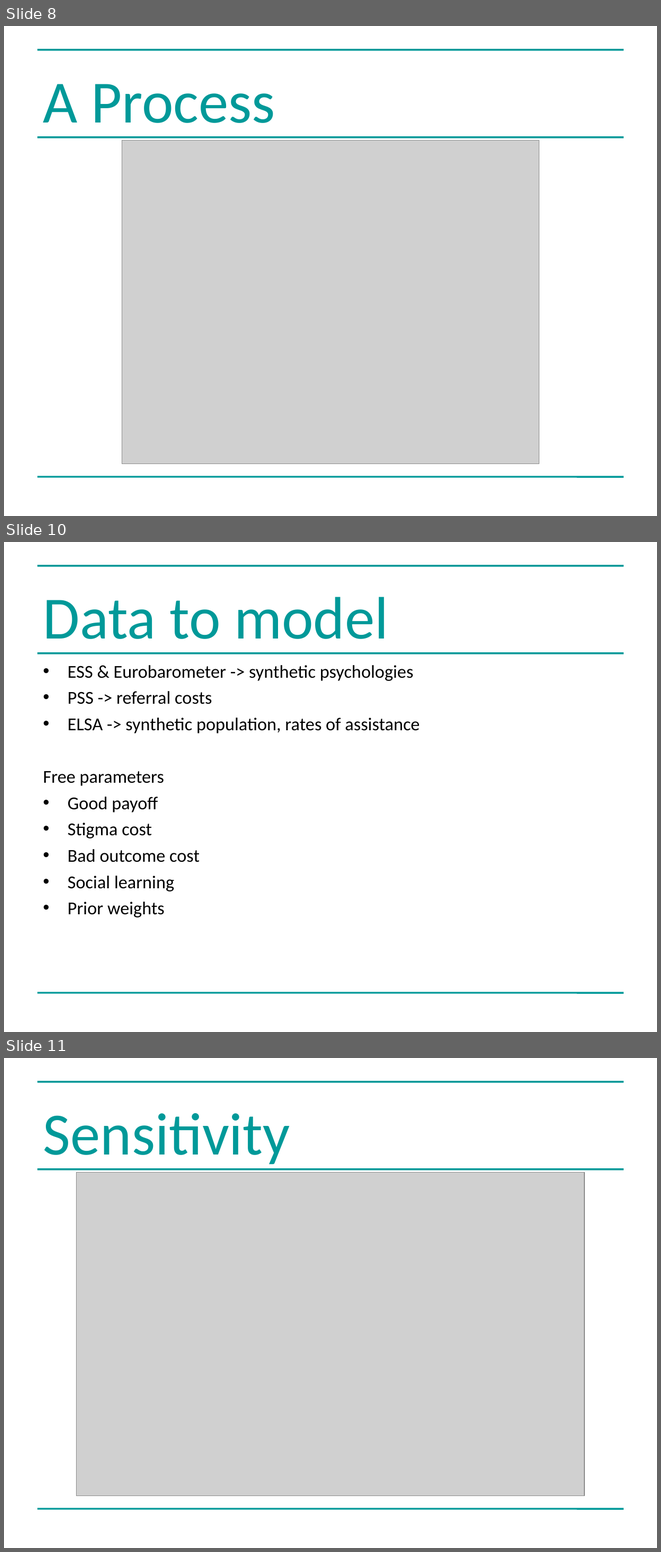
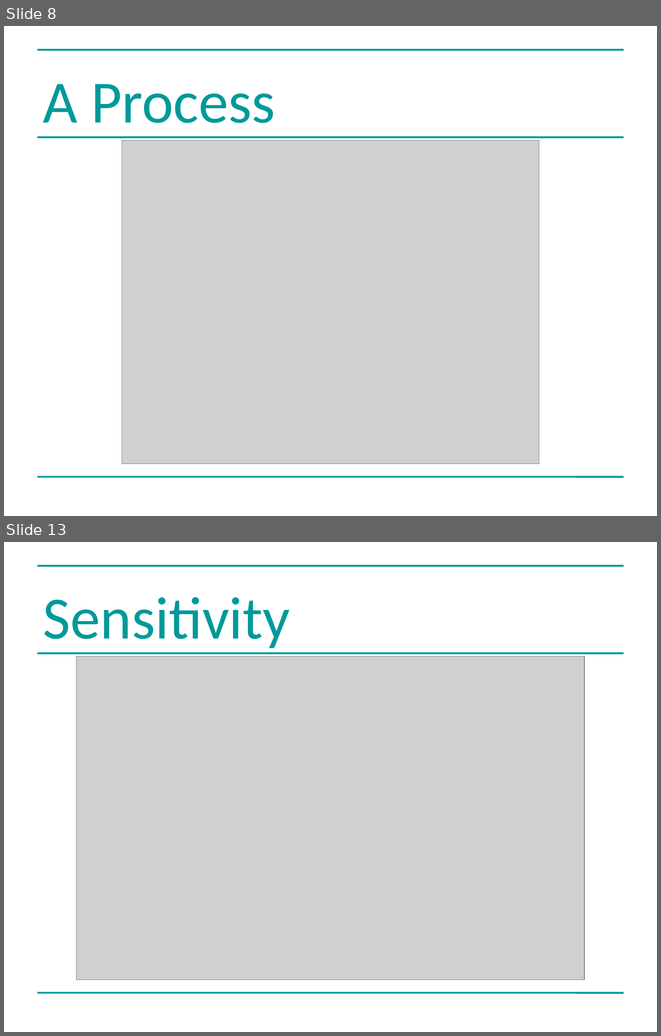
Before and after one commit to greenape/bsps2015, a slide deck: presentation/risky_aging_bsps.ppt. Shown one above the other, each under a label of ours: slides 8, 10 and 11 before the commit, slides 8 and 13 after it; the slides between them are not shown. The pictures are 661x1552 and 661x1036 pixels, drawn with LibreOffice and Linux fonts; fonts in the diff are those of the drawing; grey boxes stand for pictures. Boxes give left, top, right and bottom in pixels: in the first picture for what was removed or moved away, otherwise in the second. Text is boxed around its words. In the diff, an @@ line names an element or a change of style, - is before the commit and + after.

```diff
--- a/presentation/risky_aging_bsps.ppt
+++ b/presentation/risky_aging_bsps.ppt
@@ slide 10 removed at [4, 542, 657, 1032], background #FFFFFF; not listed: 3 template elements that a slide beside it also shows @@
@@ title removed at [43, 597, 388, 653] @@
-Data to model
@@ text removed at [43, 665, 420, 917] @@
-• ESS & Eurobarometer -> synthetic psychologies
-• PSS -> referral costs
-• ELSA -> synthetic population, rates of assistance
-Free parameters
-• Good payoff
-• Stigma cost
-• Bad outcome cost
-• Social learning
-• Prior weights
@@ what was slide 11 is now slide 13 @@
```
Also in this commit, not shown: 6 slides changed, 4 slides added, 1 other slide removed.
